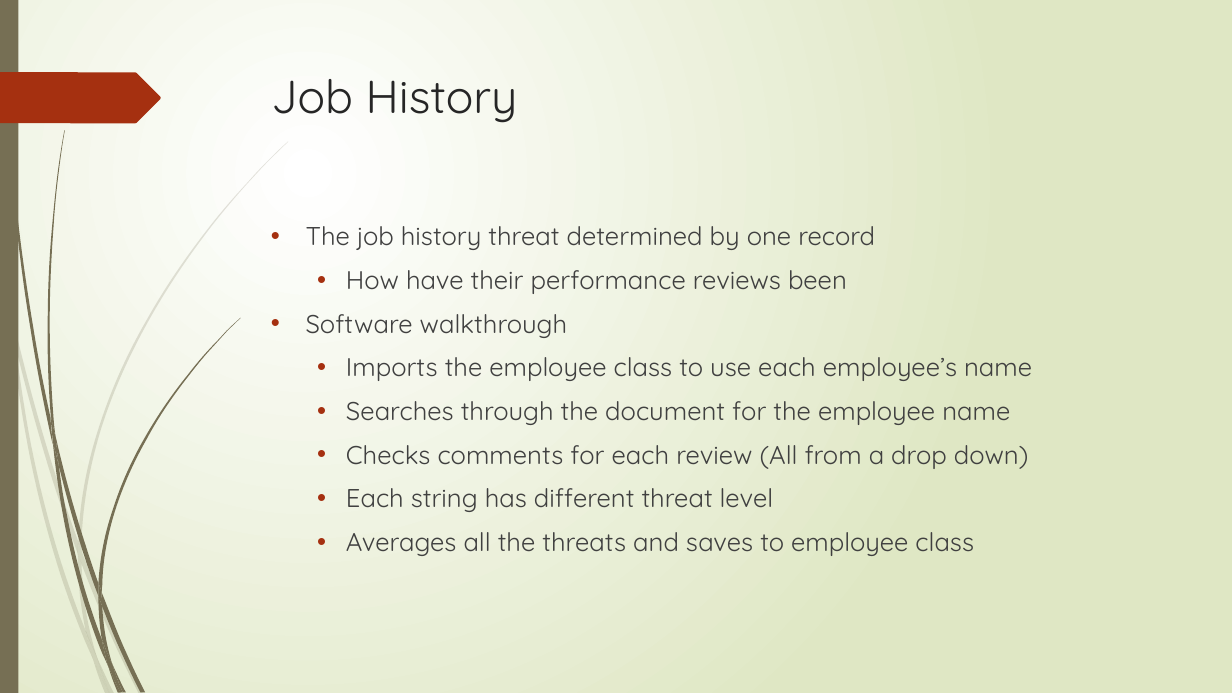
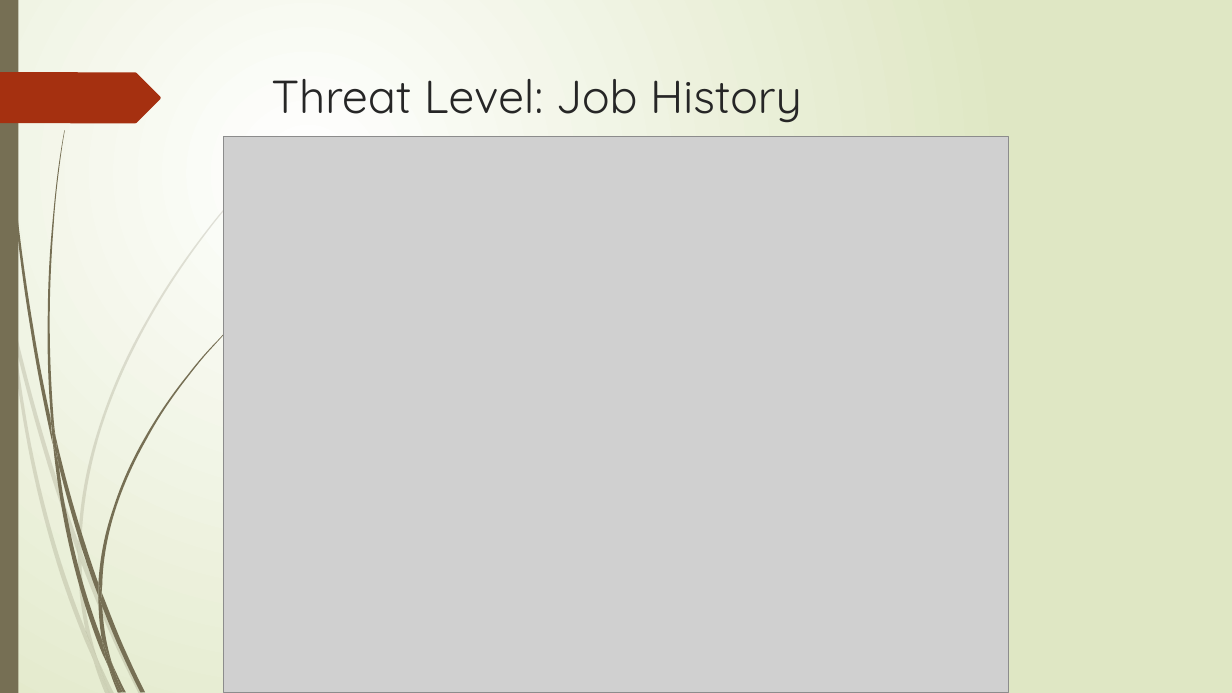
Before and after one commit to jschweizer36/Flyguys, a slide deck: slide 10 of Data Analytics Challenge Final PowerPoint.pptx (slide 11 before the commit). Drawn at 1232x693 pixels with LibreOffice and Linux fonts; fonts in the diff are those of the drawing; grey boxes stand for pictures. Boxes give left, top, right and bottom in pixels: in the first picture for what was removed or moved away, otherwise in the second. Text is boxed around its words. In the diff, an @@ line names an element or a change of style, - is before the commit and + after.

```diff
--- a/Data Analytics Challenge Final PowerPoint.pptx
+++ b/Data Analytics Challenge Final PowerPoint.pptx
@@ title at bbox=[271, 79, 802, 123]: text changed @@
-Job History
+Threat Level: Job History
@@ picture added at bbox=[224, 137, 1009, 693] @@
@@ text removed at bbox=[306, 226, 1032, 556] @@
-• The job history threat determined by one record
-  • How have their performance reviews been
-• Software walkthrough
-  • Imports the employee class to use each employee’s name
-  • Searches through the document for the employee name
-  • Checks comments for each review (All from a drop down)
-  • Each string has different threat level
-  • Averages all the threats and saves to employee class
```
Also in this commit, not shown: 3 other slides changed, 5 slides added, 5 slides removed, 5 other files.
